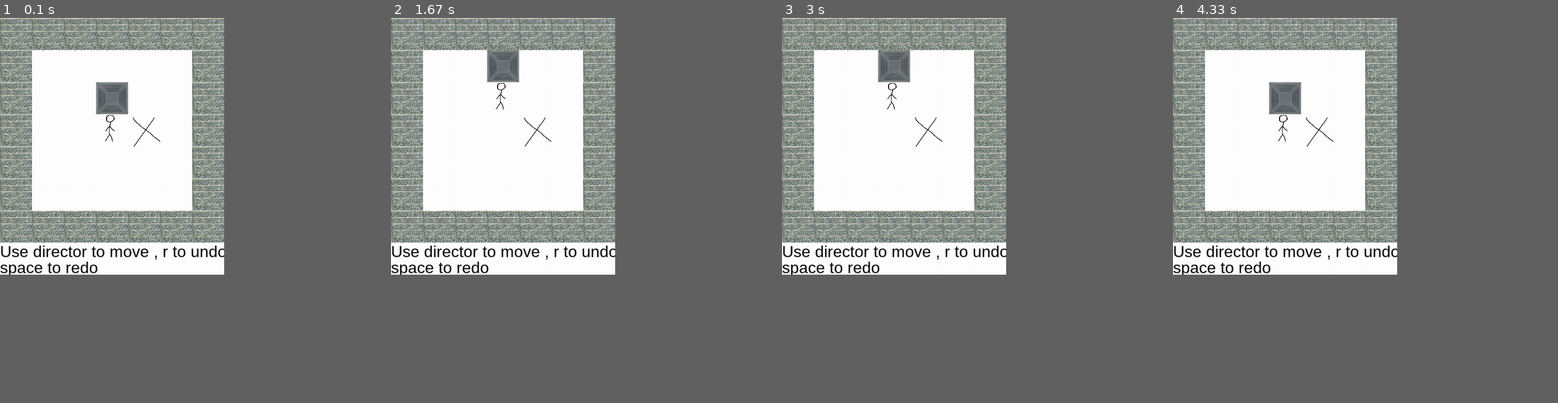
Above: before the commit, frames 1-4 (left to right).
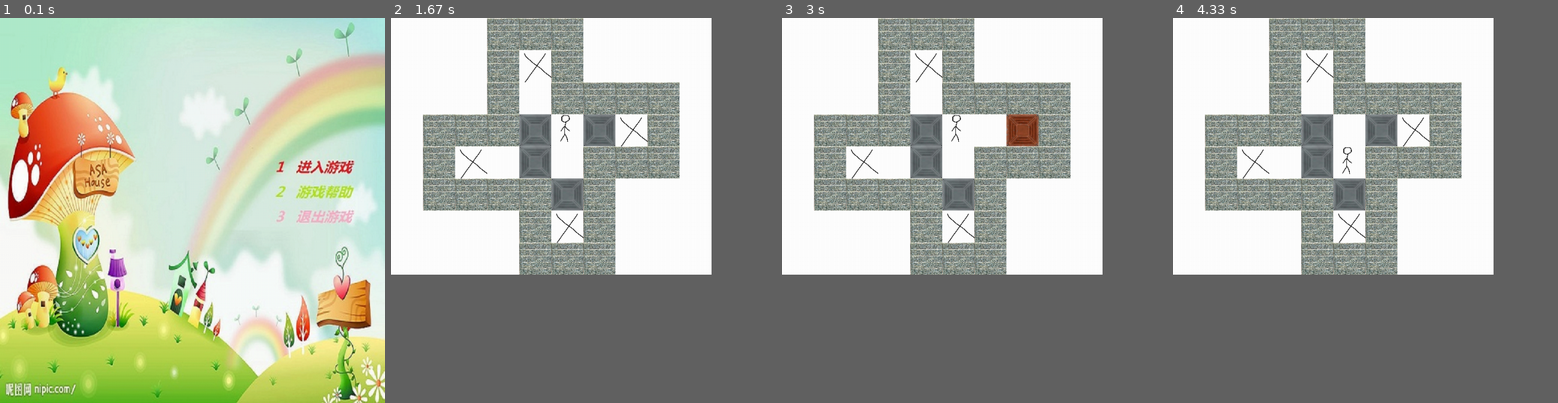
Above: after the commit, the same moments.

Repository: KIDJourney/Sokoban_Pygame
Game: pygame game, started from sokoban/main.py
The game is run twice, just before and just after one commit, with the same random seed, the same clock (stepped at 60 frames per second) and the same inputs. The source is Python 2; it was converted automatically to run under Python 3.
Inputs:
- Up to frame 1 (0.1 s): no input
- Up to frame 2 (1.67 s): tap 1 at 0.33 s; tap Space at 0.67 s; hold Up from 1.5 s (still down)
- Up to frame 3 (3 s): release Up at 1.97 s; hold Right 2-2.55 s; hold Left from 2.58 s (still down)
- Up to frame 4 (4.33 s): release Left at 3.32 s; hold Down 3.35-4.2 s; hold Left from 4.23 s (still down); tap Space at 4.3 s
In our replay, in frame 1 the window is 393x450 before the commit and 675x675 after it. These sizes can differ from the game's own. Grey fills any space a smaller window leaves; there, only what the larger window draws over its background counts as a difference.

The runs differ from the first frame. In frame 1, 89% of the frame differs, in the area x 0-100%, y 0-100%; in frame 2, 28%; in frame 3, 29%; in frame 4, 28%.

Commit message:
finished

Diff:
--- a/sokoban/main.py
+++ b/sokoban/main.py
@@ -6,13 +6,17 @@
 from sys import exit
 #Read Image Unit
 pygame.init()
-Game_Screen = pygame.display.set_mode((1024,1024),0,32)
+Game_Screen = pygame.display.set_mode((768,768),0,32)
+Image_Help = pygame.image.load("source/help.png").convert()
+Image_Welcome = pygame.image.load("source/welcome.png").convert()
 Image_Box_Inplace = pygame.image.load("source/Box_Inplace.jpg").convert()
 Image_Box_Outplace = pygame.image.load("source/Box_Outplace.JPG").convert()
 Game_Success = pygame.image.load("source/Success.jpg").convert()
 Image_Player = pygame.image.load("source/man.jpg").convert()
 Image_Goal = pygame.image.load("source/Goal.jpg").convert()
 Image_Wall = pygame.image.load("source/wall.jpg").convert()
+Image_Help = pygame.transform.scale(Image_Help,(768,768))
+Image_Welcome = pygame.transform.scale(Image_Welcome,(768,768))
 Image_Box_Inplace = pygame.transform.scale(Image_Box_Inplace,(64,64))
 Image_Box_Outplace = pygame.transform.scale(Image_Box_Outplace,(64,64))
 Image_Player = pygame.transform.scale(Image_Player,(64,64))
@@ -41,7 +45,6 @@
 
 #Global Vara
 Game_font = pygame.font.SysFont("arial",32)
-Game_Help = "Use director to move , r to undo"
 Game_Map_Source = []
 Game_Step = 0
 Player_Pos=[0,0]
@@ -99,7 +102,6 @@
     global Map_Deepth
     global Map_Wide
     global Player_Pos
-    global Game_Help
     Game_Screen.fill((255,255,255))
     for i in range(Map_Deepth):
         for j in range(Map_Wide):
@@ -116,9 +118,8 @@
                 Game_Screen.blit(Image_Box_Inplace,pos)
             elif  Game_Map[i][j]=='G':
                 Game_Screen.blit(Image_Goal,pos)
-    pygame.display.set_caption("Mission %s   Step %s" % (str(Game_Level),str(Game_Step)))
-    Game_Screen.blit(Game_font.render(Game_Help,True,(0,0,0)),(0,Map_Deepth*64-64))
-    Game_Screen.blit(Game_font.render("space to redo",True,(0,0,0)),(0,Map_Deepth*64-32))
+    pygame.display.set_caption("Mission "+str(Game_Level))
+    #Game_Screen.blit(Game_font.render("space to redo",True,(0,0,0)),(0,Map_Deepth*64-32))
     pygame.display.update()
 #Draw Map Unit Done
 
@@ -218,6 +219,28 @@
     Display_refresh(Game_Screen)
 
 if __name__=="__main__":
+    Game_Screen.blit(Image_Welcome,(0,0))
+    pygame.display.update()
+    flag = True
+    while flag:
+        Game_Screen.blit(Image_Welcome,(0,0))
+        pygame.display.update()
+        for event in pygame.event.get():
+            if event.type == QUIT:
+                pygame.display.quit()
+                exit()
+            if event.type == KEYDOWN:
+                if event.key == 49:
+                    flag=False
+                    break
+                if event.key == 50:
+                    Game_Screen.blit(Image_Help,(0,0))
+                    pygame.display.update()
+                    time.sleep(3)
+                if event.key == 51:
+                    pygame.display.quit()
+                    exit()
+
     Game_Screen = Defult()
     Display_refresh(Game_Screen)
     print Player_Pos
Not shown, changed: sokoban/map/1.dat
Not shown, changed: sokoban/map/2.dat
Not shown, changed: sokoban/map/3.dat
Binary file added: sokoban/source/help.png
Binary file added: sokoban/source/welcome.png
